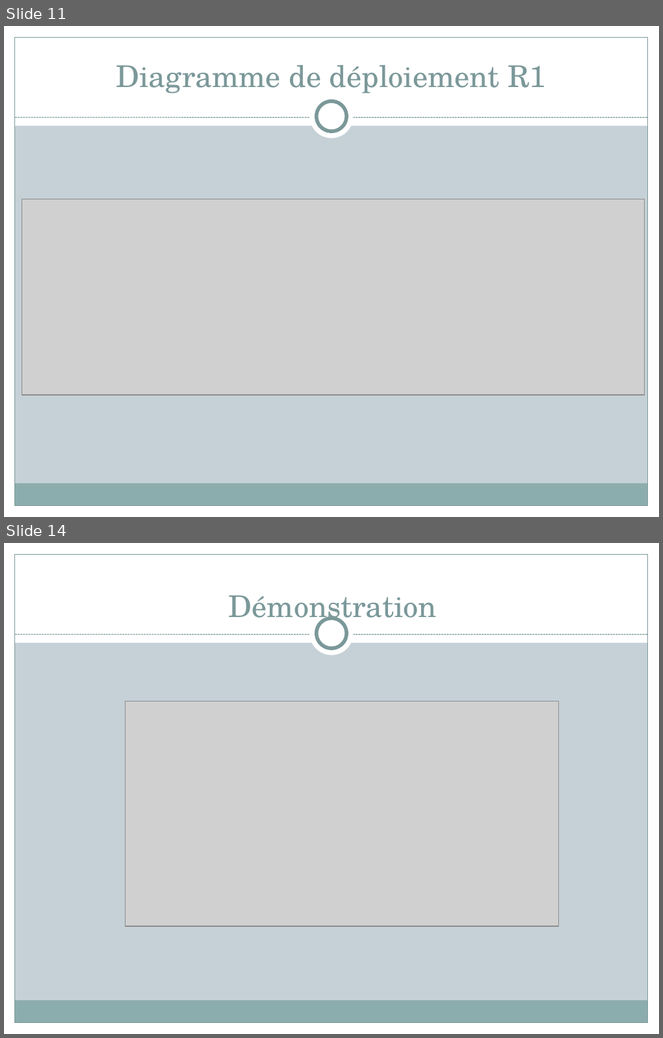
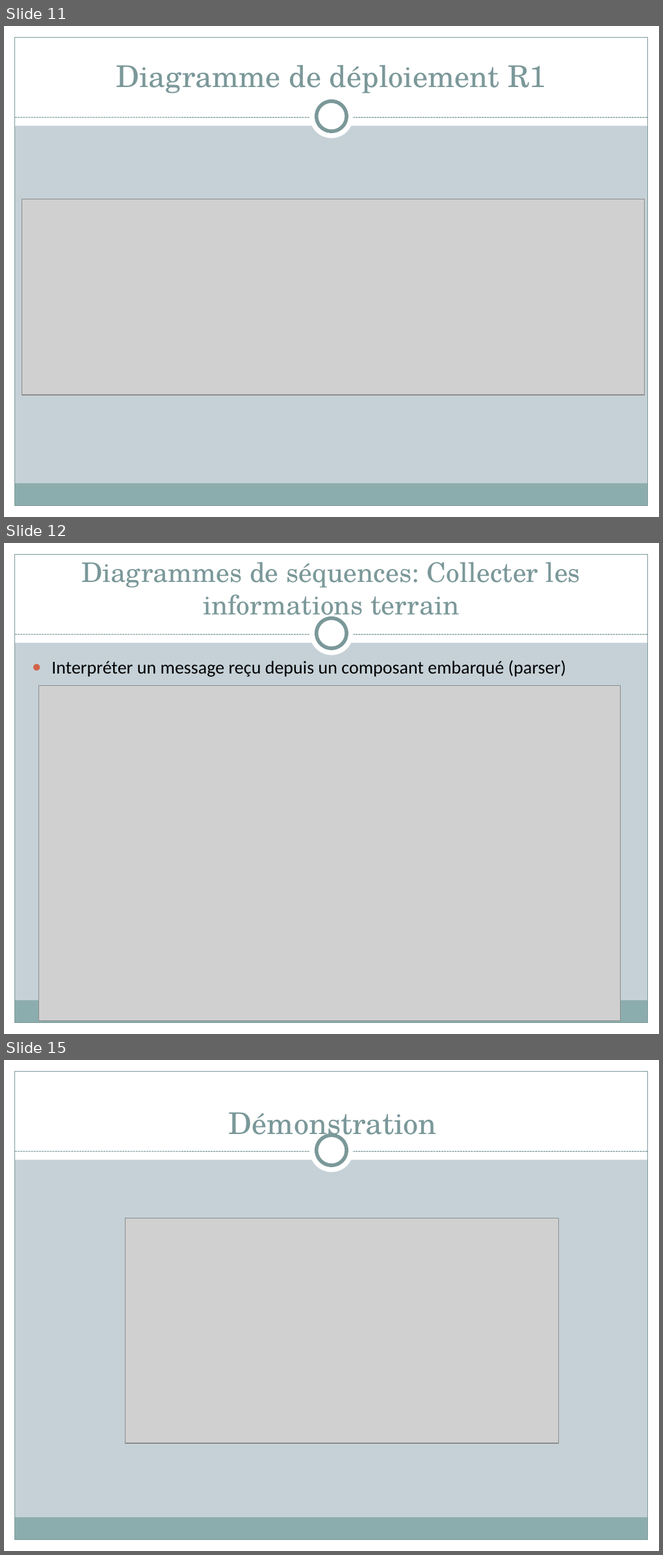
Before and after one commit to Timbobhe/fatal-pds-val, a slide deck: Appli/Méthodologie/Général/Copil/Copil 2/VAL.pptx. Shown one above the other, each under a label of ours: slides 11 and 14 before the commit, slides 11, 12 and 15 after it; the slides between them are not shown. The pictures are 663x1038 and 663x1555 pixels, drawn with LibreOffice and Linux fonts; fonts in the diff are those of the drawing; grey boxes stand for pictures. Boxes give left, top, right and bottom in pixels: in the first picture for what was removed or moved away, otherwise in the second. Text is boxed around its words. In the diff, an @@ line names an element or a change of style, - is before the commit and + after.

```diff
--- a/Appli/Méthodologie/Général/Copil/Copil 2/VAL.pptx
+++ b/Appli/Méthodologie/Général/Copil/Copil 2/VAL.pptx
@@ slide 12 added at [4,543,659,1034], background #C5D1D7; not listed: 9 template elements that a slide beside it also shows @@
@@ title added at [81,562,581,622], 29.7 pt, text #7C999A @@
+Diagrammes de séquences: Collecter les informations terrain
@@ text added at [51,660,566,677], 20 pt, text #000000 @@
+● Interpréter un message reçu depuis un composant embarqué (parser)
@@ picture added at [38,686,621,1021] @@
@@ what was slide 14 is now slide 15 @@
```
Also in this commit, not shown: 2 other slides added, 2 slides removed.
